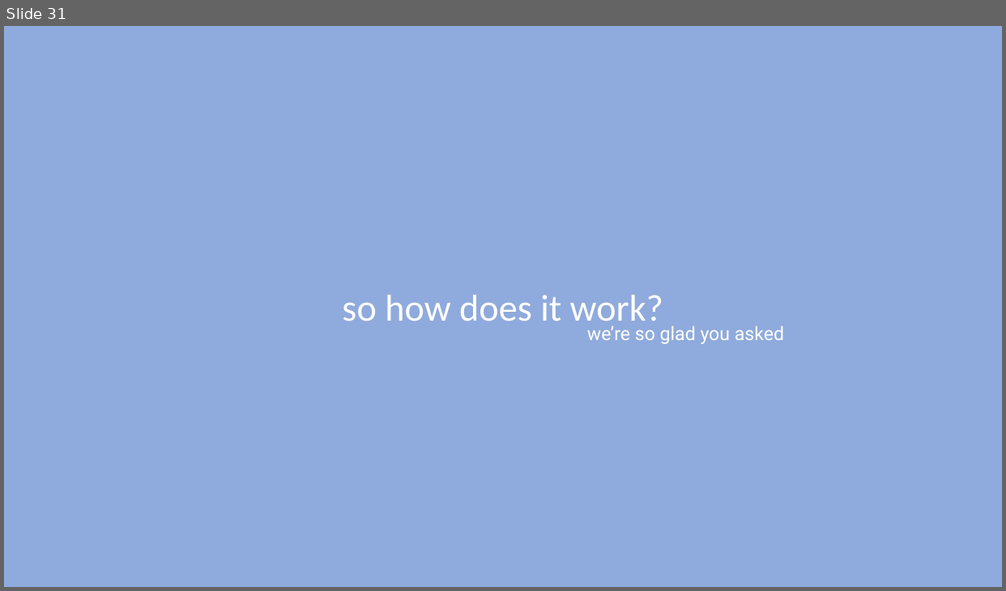
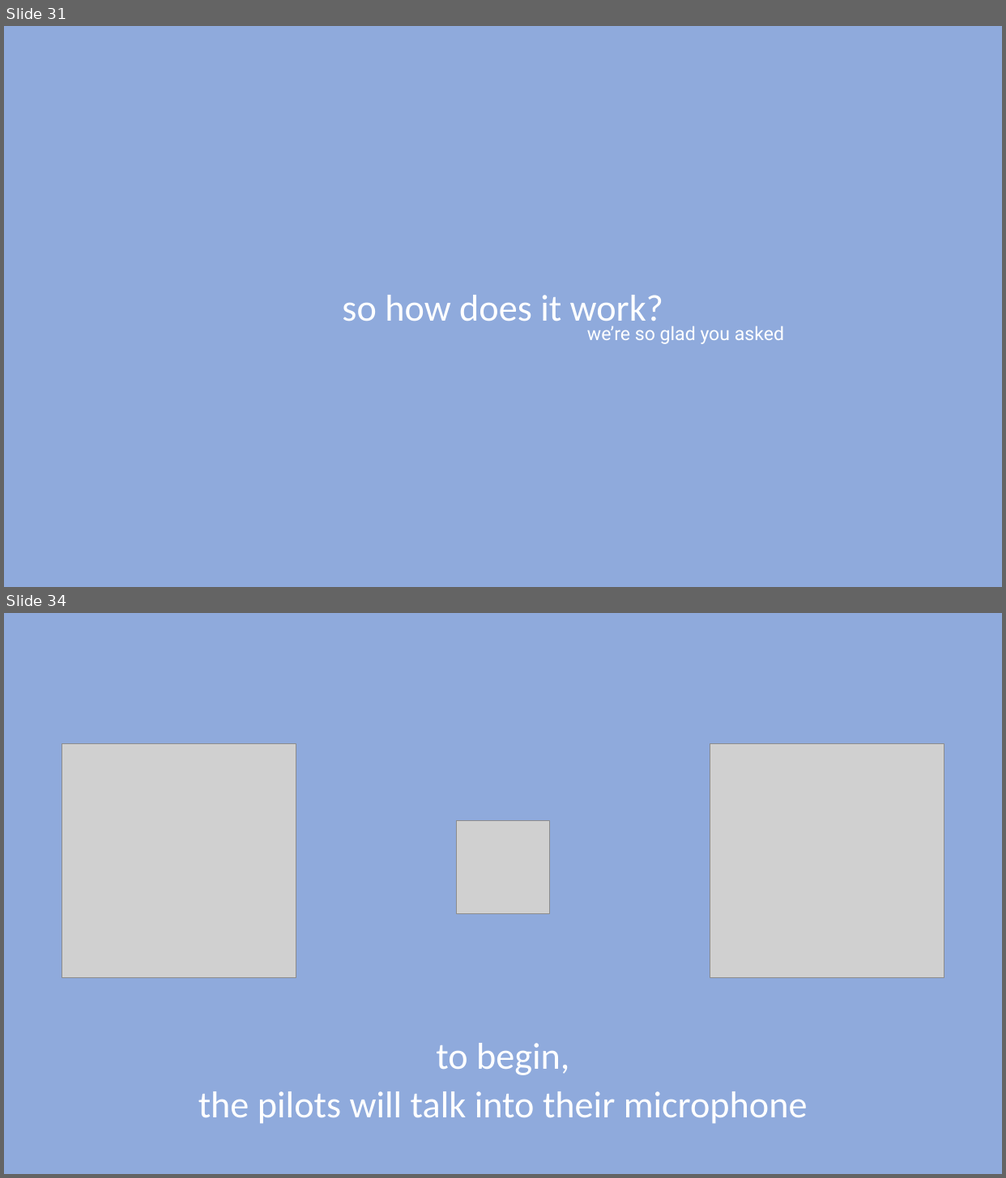
Before and after one commit to daea69twins/voiceseperation, a slide deck: Bi-Weekly Reports/potential video.pptx. Shown one above the other, each under a label of ours: slide 31 before the commit, slides 31 and 34 after it; the slides between them are not shown. The pictures are 1006x591 and 1006x1178 pixels, drawn with LibreOffice and Linux fonts; fonts in the diff are those of the drawing; grey boxes stand for pictures; background and template pictures are left out. Boxes give left, top, right and bottom in pixels: in the first picture for what was removed or moved away, otherwise in the second. Text is boxed around its words. In the diff, an @@ line names an element or a change of style, - is before the commit and + after.

```diff
--- a/Bi-Weekly Reports/potential video.pptx
+++ b/Bi-Weekly Reports/potential video.pptx
@@ slide 34 added at (4, 613, 1002, 1174), background #8FAADC @@
@@ picture added at (62, 743, 296, 977) @@
@@ picture added at (710, 743, 944, 977) @@
@@ picture added at (456, 820, 550, 914) @@
@@ text added at (436, 1043, 569, 1076), 36 pt, text #FFFFFF @@
+to begin,
@@ text added at (198, 1092, 808, 1124), 36 pt, text #FFFFFF @@
+the pilots will talk into their microphone
```
Also in this commit, not shown: 2 slides changed, 14 other slides added, 3 slides removed, 1 other file.
